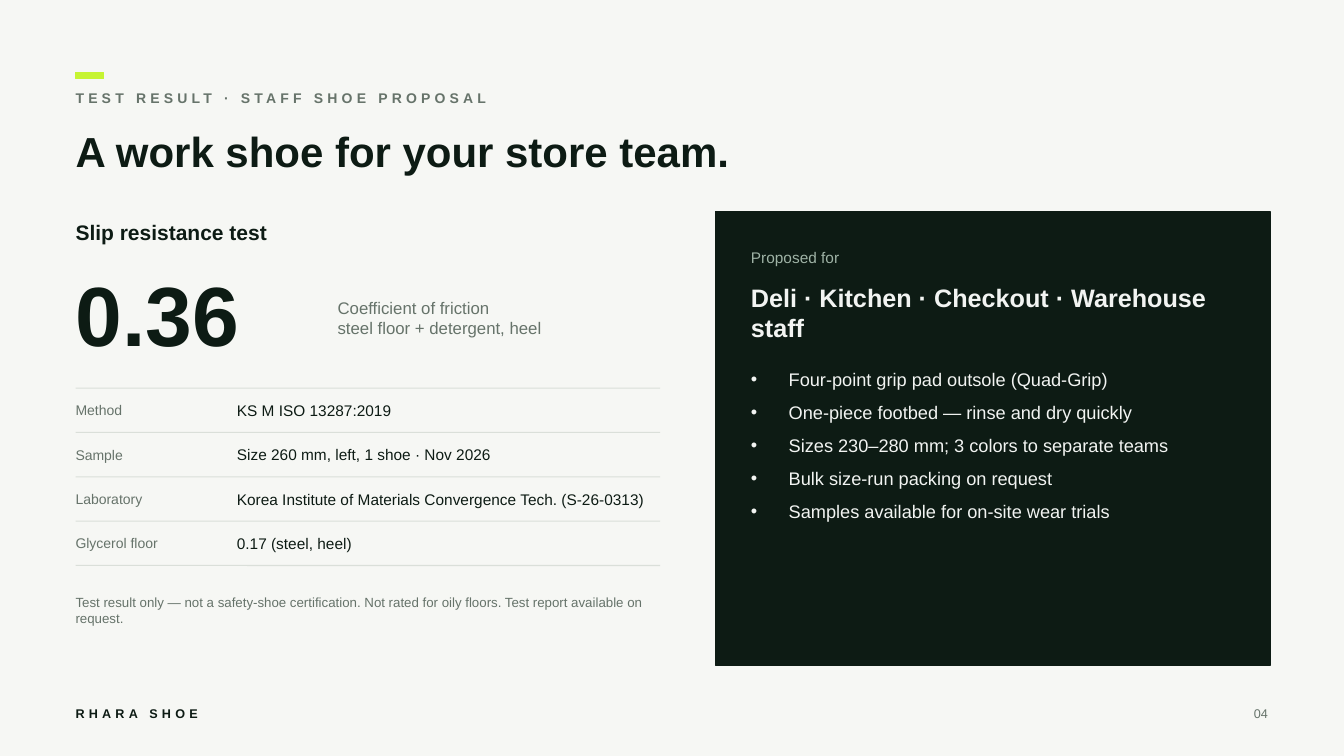
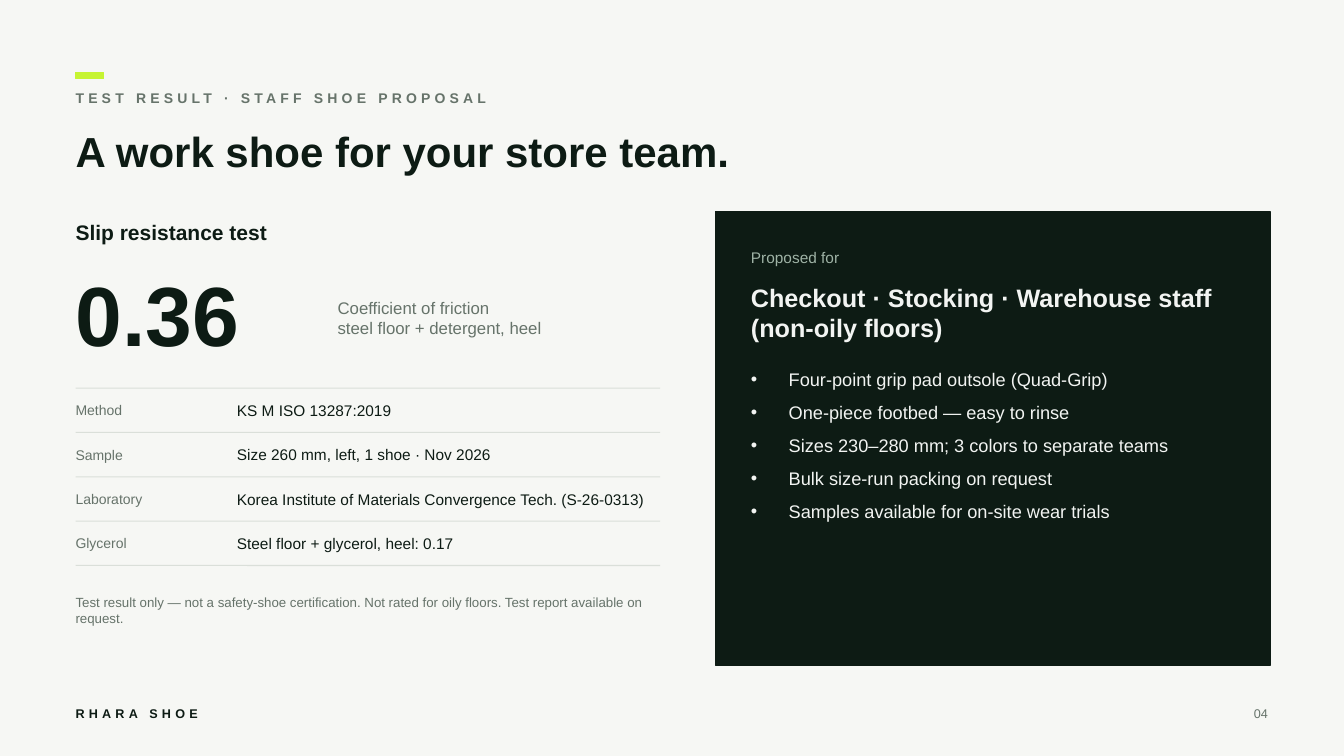
Before and after one commit to ydcompany89/harness-system, a slide deck: slide 4 of launch/rs/sales/RHARA_SHOE_Product_Introduction_EN.pptx. Drawn at 1344x756 pixels with LibreOffice and Linux fonts; fonts in the diff are those of the drawing. Boxes give left, top, right and bottom in pixels: in the first picture for what was removed or moved away, otherwise in the second. Text is boxed around its words. In the diff, an @@ line names an element or a change of style, - is before the commit and + after.

```diff
--- a/launch/rs/sales/RHARA_SHOE_Product_Introduction_EN.pptx
+++ b/launch/rs/sales/RHARA_SHOE_Product_Introduction_EN.pptx
@@ text at box(751, 288, 1211, 343): text changed @@
-Deli · Kitchen · Checkout · Warehouse staff
+Checkout · Stocking · Warehouse staff
+(non-oily floors)
@@ text at box(789, 405, 1069, 423): text changed @@
-• One-piece footbed — rinse and dry quickly
+• One-piece footbed — easy to rinse
@@ text at box(76, 538, 127, 551): text changed @@
-Glycerol floor
+Glycerol
@@ text at box(237, 538, 453, 552): text changed @@
-0.17 (steel, heel)
+Steel floor + glycerol, heel: 0.17
```
Also in this commit, not shown: 4 other slides changed, 2 other files.
